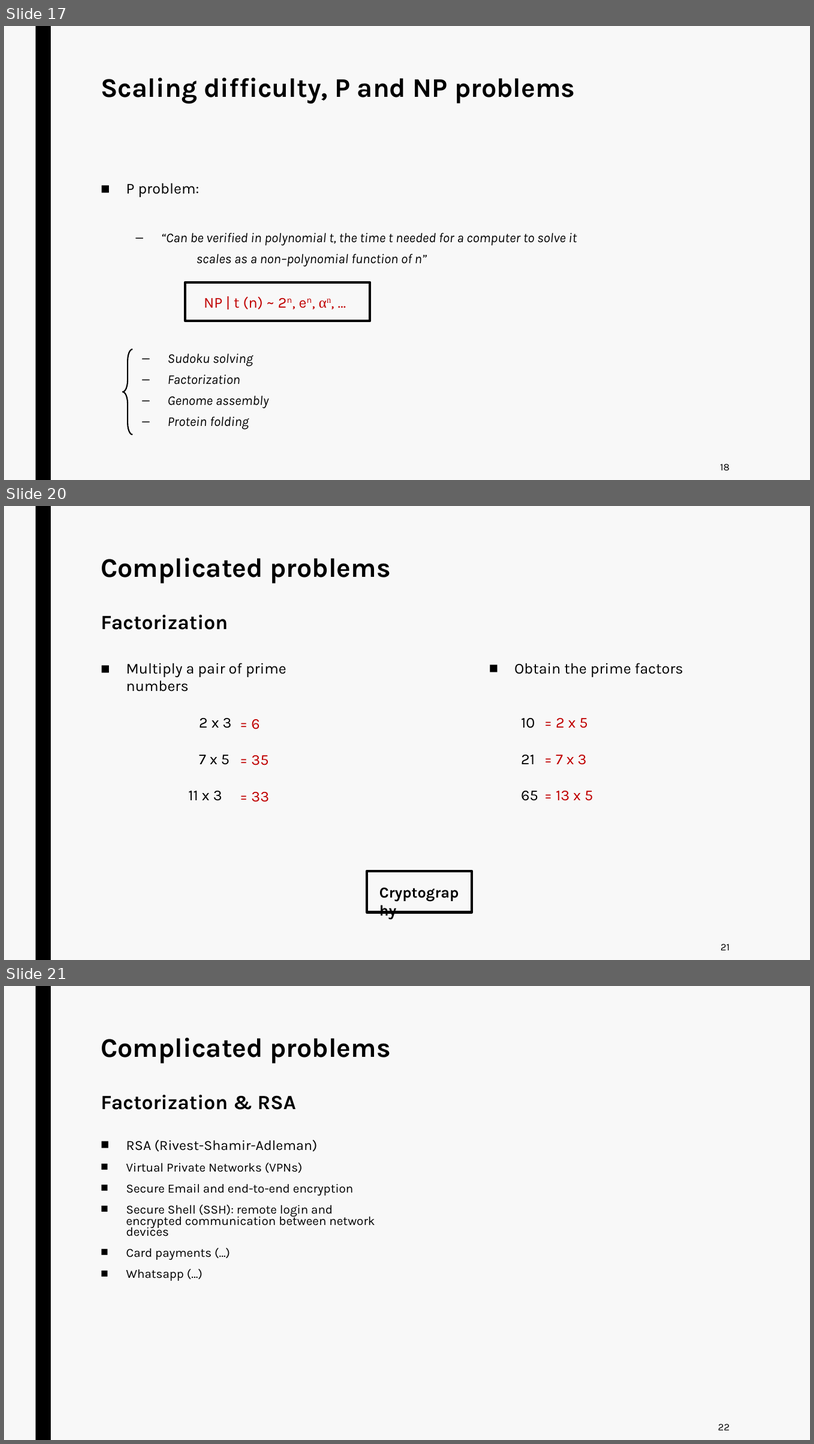
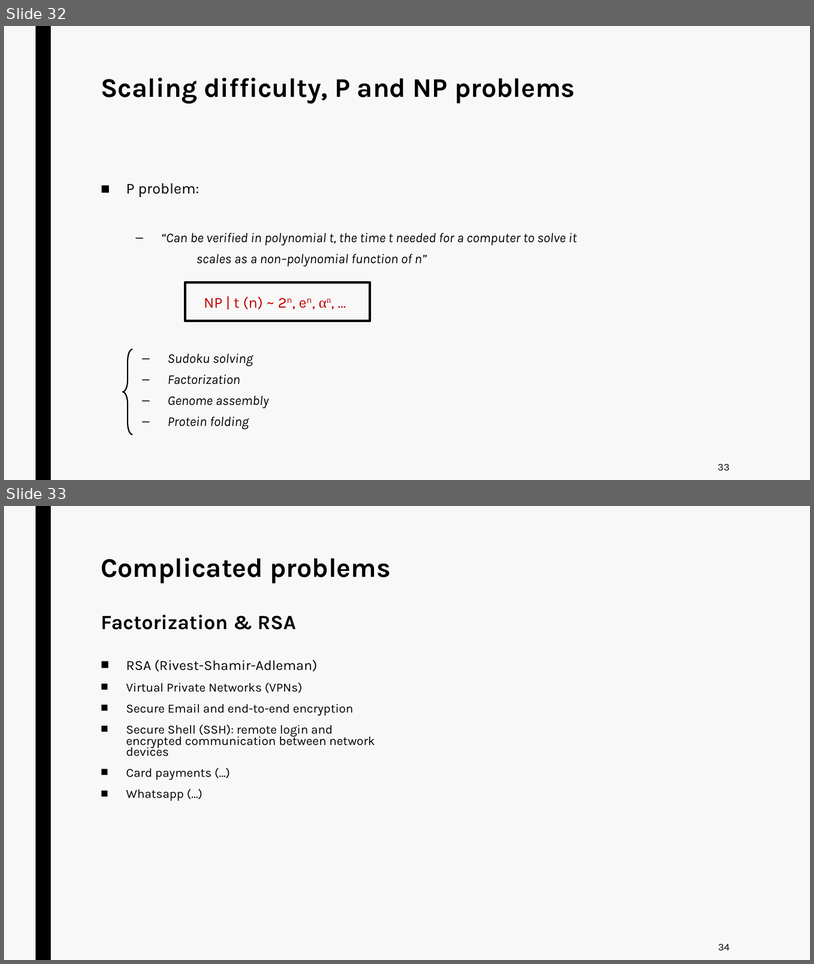
Before and after one commit to jurtasun/presentations, a slide deck: 202306_LMS_Complexity/230619_LMS_Complexity.ppt. Shown one above the other, each under a label of ours: slides 17, 20 and 21 before the commit, slides 32 and 33 after it; the slides between them are not shown. The pictures are 814x1444 and 814x964 pixels, drawn with LibreOffice and Linux fonts; fonts in the diff are those of the drawing. Boxes give left, top, right and bottom in pixels: in the first picture for what was removed or moved away, otherwise in the second. Text is boxed around its words. In the diff, an @@ line names an element or a change of style, - is before the commit and + after.

```diff
--- a/202306_LMS_Complexity/230619_LMS_Complexity.ppt
+++ b/202306_LMS_Complexity/230619_LMS_Complexity.ppt
@@ slide 20 removed at <box>4,506,810,960</box>, background #F8F8F8; not listed: 1 template element that a slide beside it also shows @@
@@ title removed at <box>101,558,390,630</box> @@
-Complicated problems
-Factorization
@@ text removed at <box>126,663,287,691</box> @@
-■ Multiply a pair of prime numbers
@@ text removed at <box>515,663,684,677</box> @@
-■ Obtain the prime factors
@@ text removed at <box>188,718,232,801</box> @@
-2 x 3
-7 x 5
-11 x 3
@@ text removed at <box>251,719,269,802</box> @@
-= 6
-= 35
-= 33
@@ text removed at <box>521,718,539,801</box> @@
-10
-21
-65
@@ text removed at <box>556,718,593,801</box> @@
-= 2 x 5
-= 7 x 3
-= 13 x 5
@@ rectangle removed at <box>367,871,472,912</box> @@
@@ text removed at <box>374,879,472,903</box> @@
-Cryptography
@@ page number removed at <box>721,943,730,950</box> @@
-21
@@ what was slide 17 is now slide 32 @@
@@ page number at <box>718,463,730,470</box>: text changed @@
-18
+33
@@ what was slide 21 is now slide 33 @@
@@ page number at <box>719,943,730,950</box>: text changed @@
-22
+34
```
Also in this commit, not shown: 7 slides changed, 5 other slides removed.
